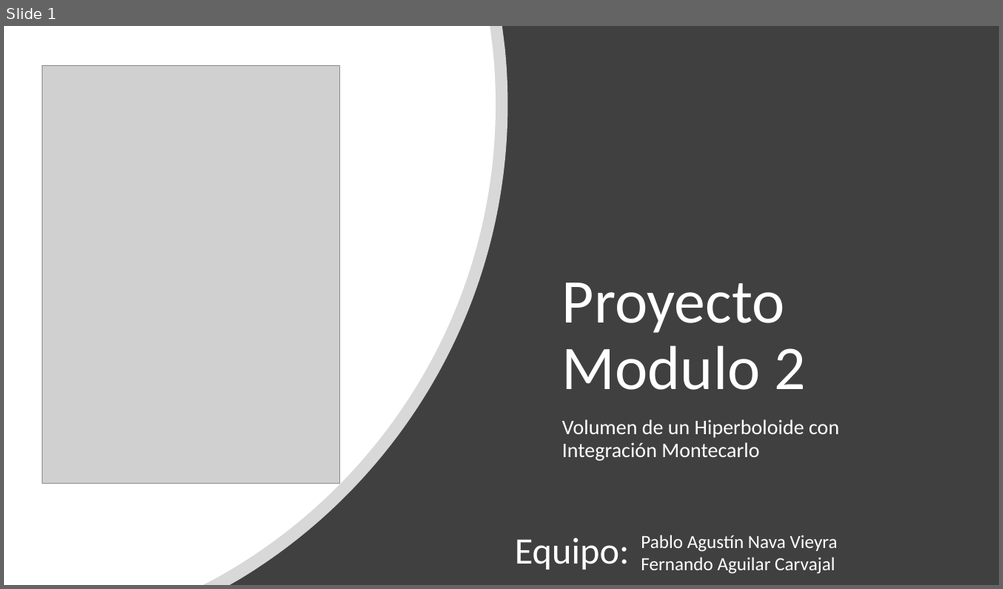
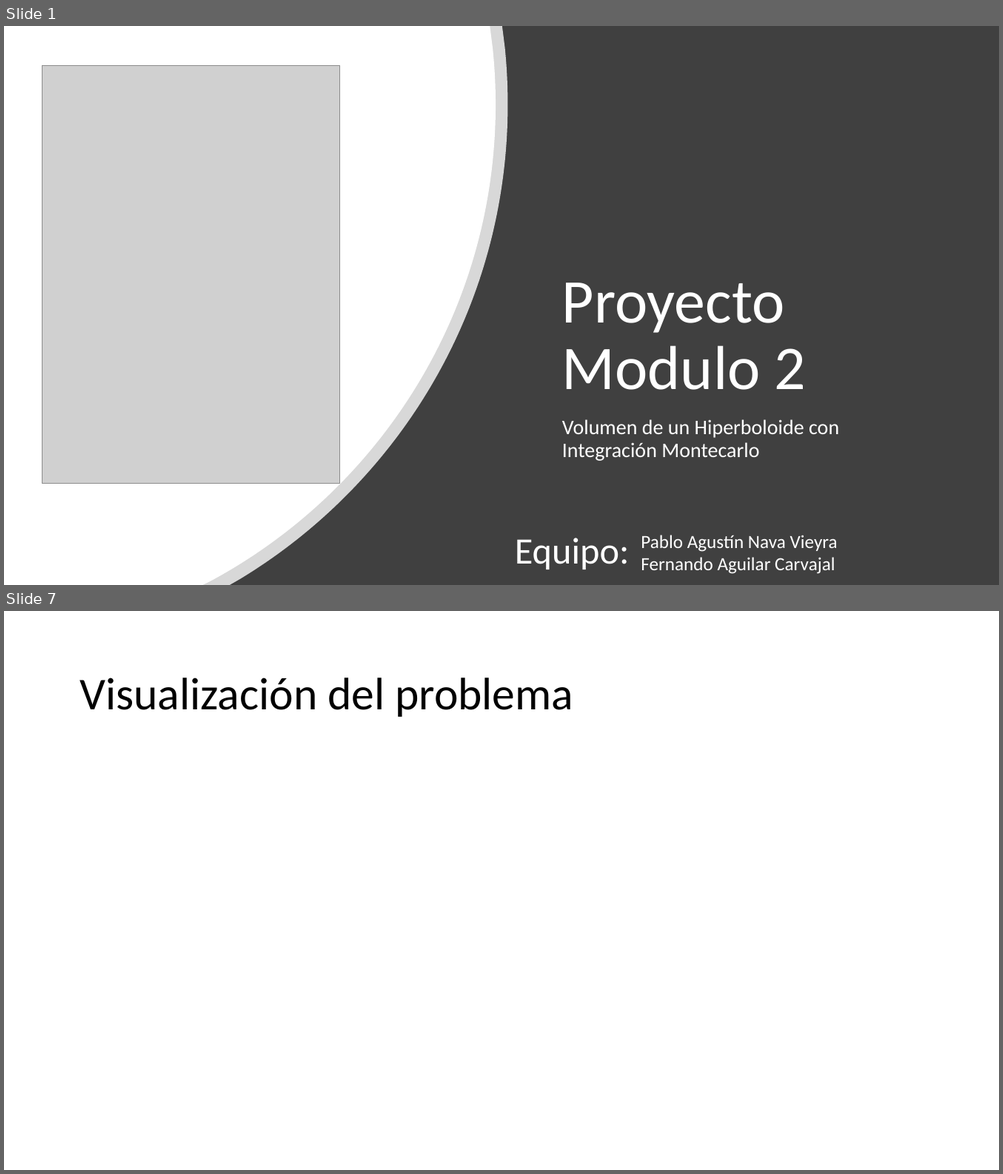
Before and after one commit to Fernando28AC/proyecto_modulo2, a slide deck: Proyecto_modulo2.pptx. Shown one above the other, each under a label of ours: slide 1 before the commit, slides 1 and 7 after it; the slides between them are not shown. The pictures are 1003x589 and 1003x1174 pixels, drawn with LibreOffice and Linux fonts; fonts in the diff are those of the drawing; grey boxes stand for pictures. Boxes give left, top, right and bottom in pixels: in the first picture for what was removed or moved away, otherwise in the second. Text is boxed around its words. In the diff, an @@ line names an element or a change of style, - is before the commit and + after.

```diff
--- a/Proyecto_modulo2.pptx
+++ b/Proyecto_modulo2.pptx
@@ slide 7 added at (4, 611, 999, 1170), background #FFFFFF @@
@@ title added at (79, 678, 573, 717), 44 pt, text #000000 @@
+Visualización del problema
```
Also in this commit, not shown: 7 other slides added, 3 slides removed, 2 other files.
